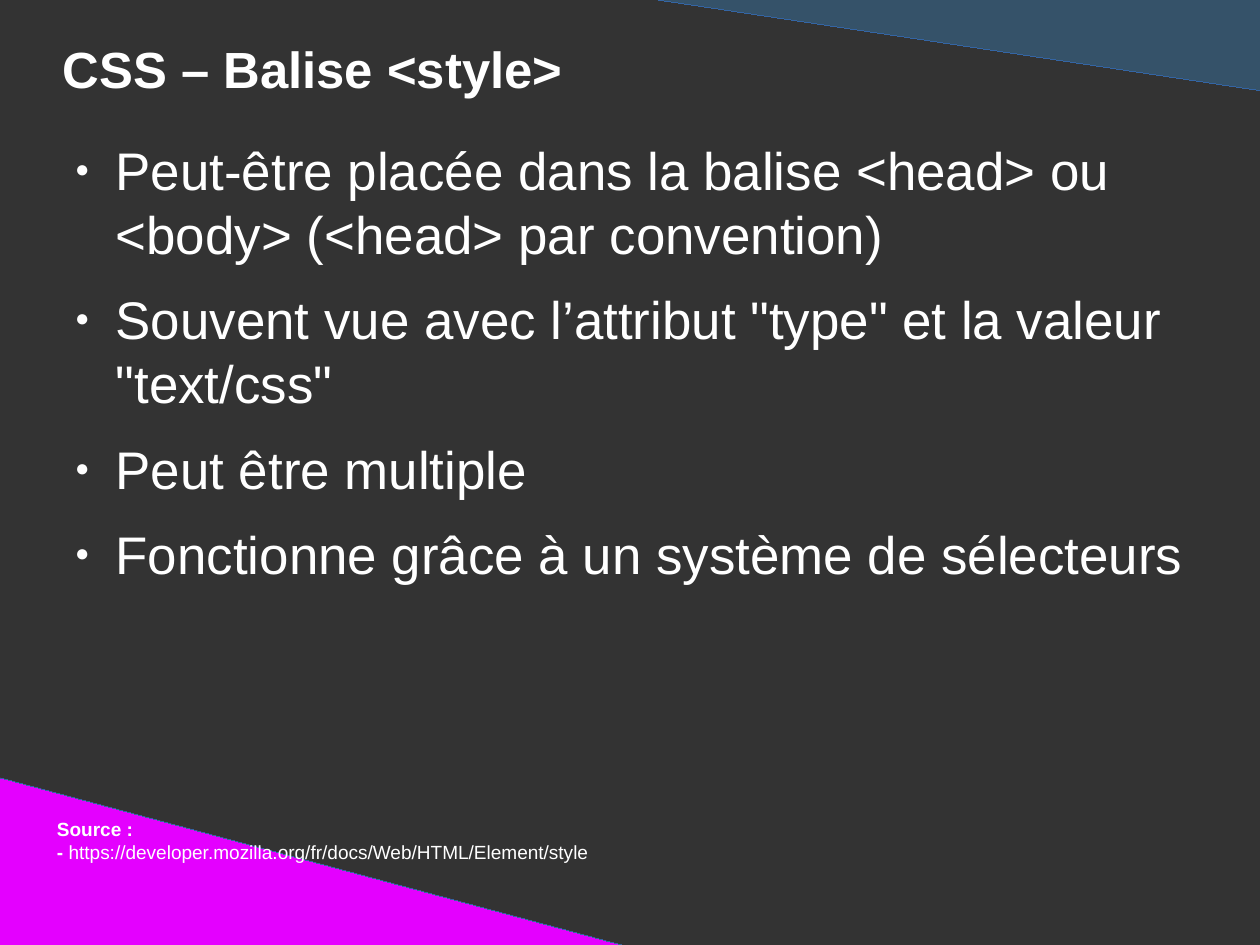
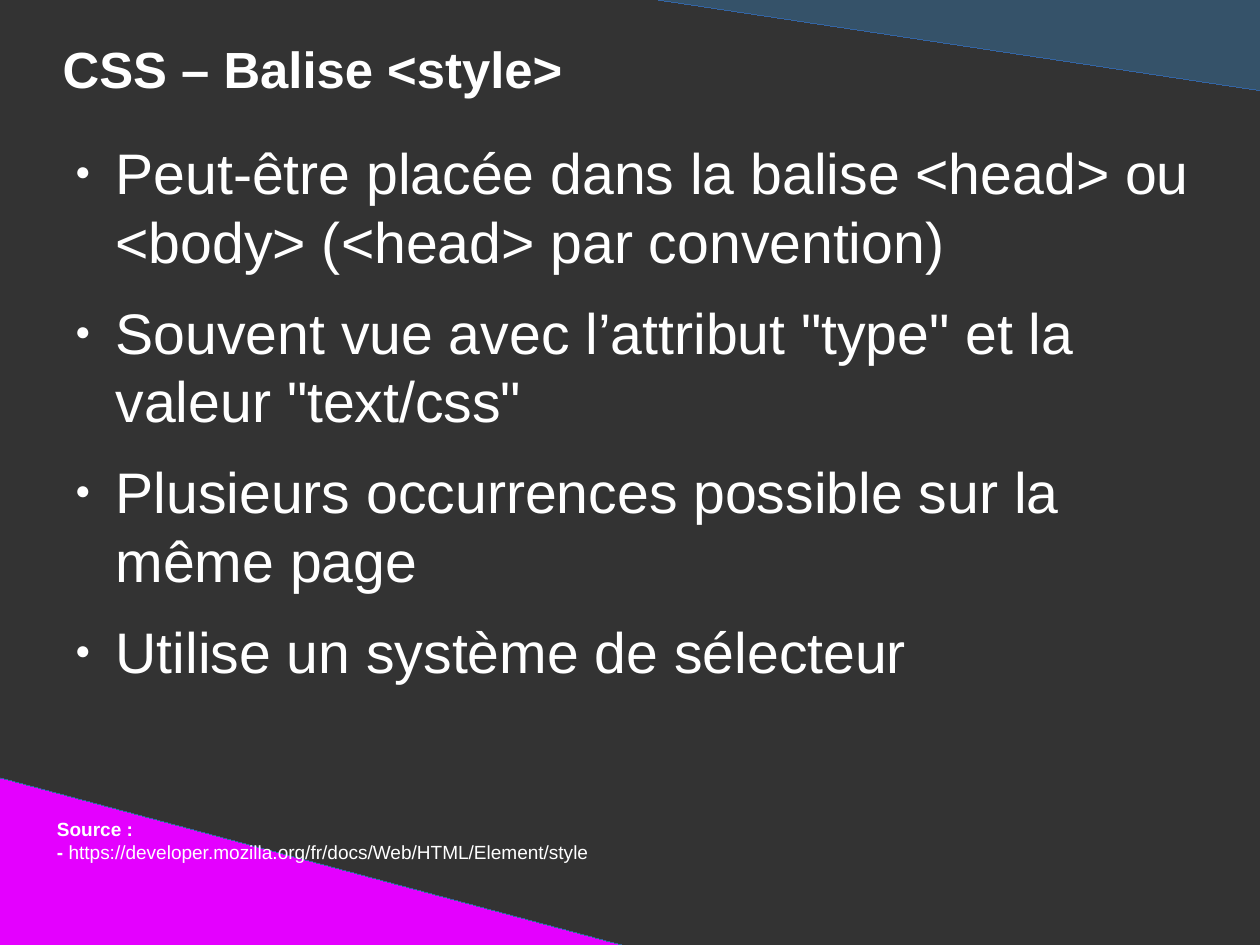
Before and after one commit to DanYellow/presentations, a slide deck: slide 70 of mmi/html/travaux-pratiques/numero-1/presentation.odp. Drawn at 1260x945 pixels with LibreOffice and Linux fonts; fonts in the diff are those of the drawing. Boxes give left, top, right and bottom in pixels: in the first picture for what was removed or moved away, otherwise in the second. Text is boxed around its words. In the diff, an @@ line names an element or a change of style, - is before the commit and + after.

```diff
--- a/mmi/html/travaux-pratiques/numero-1/presentation.odp
+++ b/mmi/html/travaux-pratiques/numero-1/presentation.odp
@@ text at bbox=[116, 152, 1189, 423]: size 33.3 to 36 pt in "Peut-être placée dans la balise <head> ou ...", "Souvent vue avec l’attribut "type" et la ..." @@
@@ text at bbox=[116, 471, 1058, 684]: text changed; size 33.3 to 36 pt @@
-● Peut être multiple
-● Fonctionne grâce à un système de sélecteurs
+● Plusieurs occurrences possible sur la même page
+● Utilise un système de sélecteur
```
Also in this commit, not shown: 14 other slides changed, 2 slides added, 2 slides removed, 7 other files.
